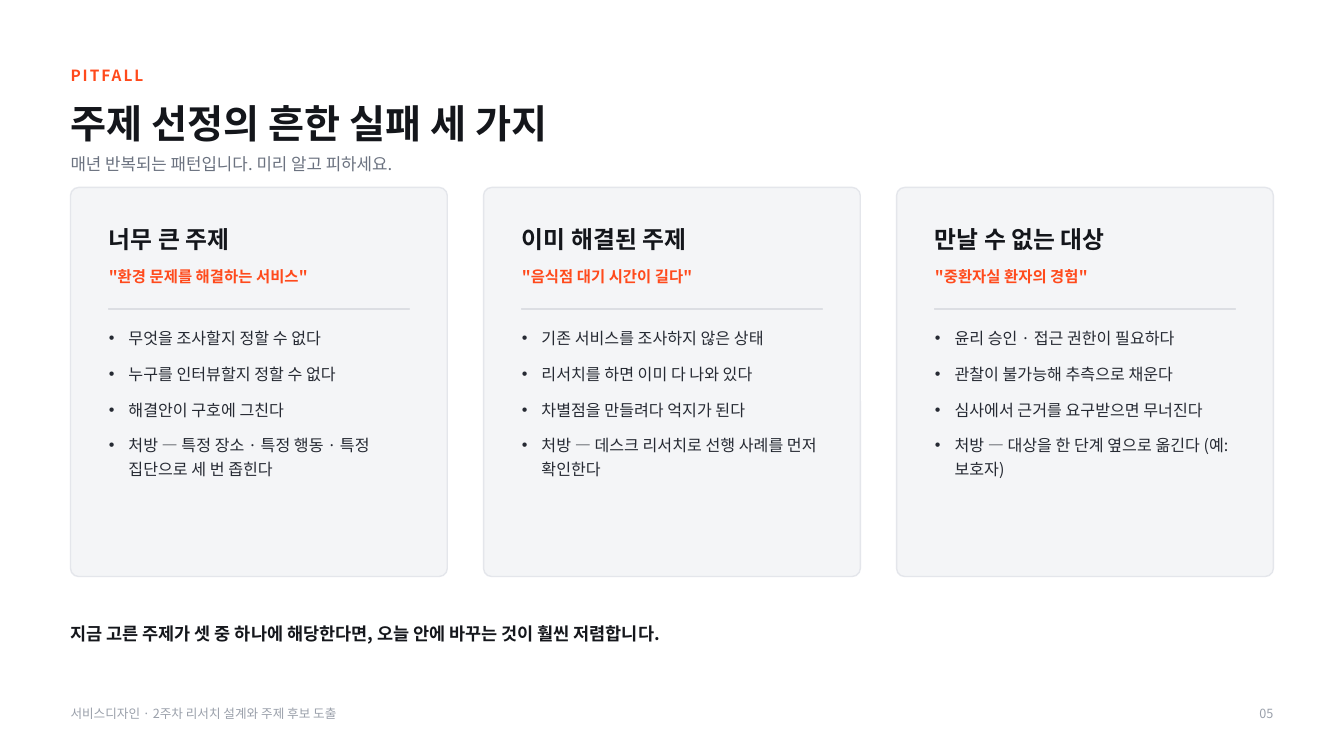
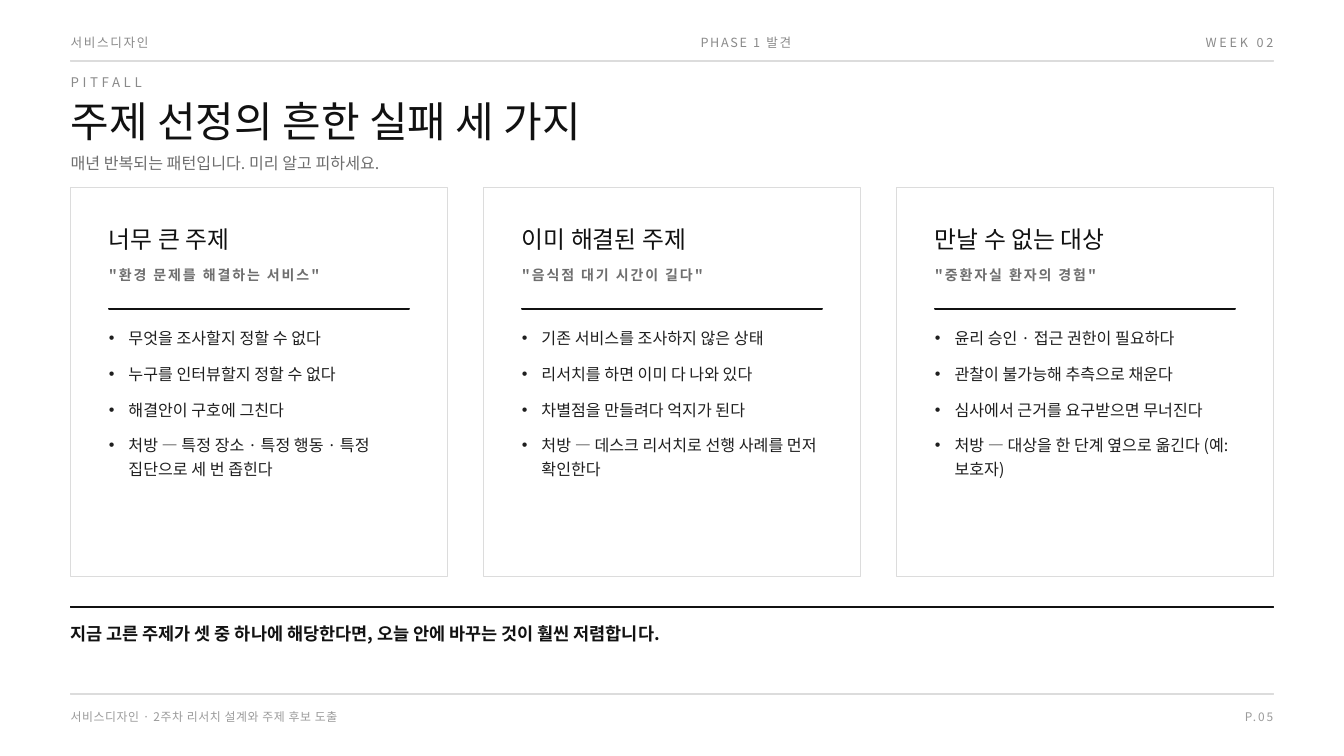
Before and after one commit to design-eng/MIN.D, a slide deck: slide 7 of dist/weeks/서비스디자인_02주차_리서치설계.pptx. Drawn at 1344x756 pixels with LibreOffice and Linux fonts; fonts in the diff are those of the drawing. Boxes give left, top, right and bottom in pixels: in the first picture for what was removed or moved away, otherwise in the second. Text is boxed around its words. In the diff, an @@ line names an element or a change of style, - is before the commit and + after.

```diff
--- a/dist/weeks/서비스디자인_02주차_리서치설계.pptx
+++ b/dist/weeks/서비스디자인_02주차_리서치설계.pptx
@@ text added at <box>71,36,149,48</box>, 9 pt, text #8A8A8A @@
+서비스디자인
@@ text added at <box>701,37,791,48</box>, 9 pt, text #8A8A8A @@
+PHASE 1 발견
@@ text added at <box>1206,38,1274,47</box>, 9 pt, text #8A8A8A @@
+WEEK 02
@@ text "PITFALL": place and size @@
-text "PITFALL" at <box>71,63,1273,89</box>
+text "PITFALL" at <box>71,77,142,87</box>
@@ text "PITFALL" at <box>71,77,142,87</box>: size 11 to 9.5 pt, text colour #FF4A1C to #8A8A8A, letter spacing 1.4 to 2.6 pt, bold off @@
@@ rectangle added at <box>71,60,1273,62</box>, fill #DCDCDC, outline #DCDCDC 1 pt @@
@@ text "주제 선정의 흔한 실패 세 ..." at <box>71,102,581,141</box>: size 28 to 30 pt, text colour #14161B to #111111, bold off @@
@@ text "매년 반복되는 패턴입니다. 미리 알고 ..." at <box>71,155,380,171</box>: size 12 to 11.5 pt, text colour #6B7280 to #6E6E6E @@
@@ rounded rectangle removed at <box>71,188,448,577</box> @@
@@ rectangle added at <box>71,188,448,577</box>, fill #FFFFFF, outline #DCDCDC 1 pt @@
@@ rounded rectangle removed at <box>484,188,861,577</box> @@
@@ rectangle added at <box>484,188,861,577</box>, fill #FFFFFF, outline #DCDCDC 1 pt @@
@@ rounded rectangle removed at <box>897,188,1274,577</box> @@
@@ rectangle added at <box>897,188,1274,577</box>, fill #FFFFFF, outline #DCDCDC 1 pt @@
@@ text colour #14161B to #111111, bold off in 3 elements at <box>109,228,229,250</box>, <box>522,228,686,250</box>, <box>935,228,1105,250</box> @@
@@ size 11 to 10 pt, text colour #FF4A1C to #6E6E6E, letter spacing 0 to 1.4 pt in 3 elements at <box>109,268,319,281</box>, <box>522,268,703,281</box>, <box>935,268,1096,281</box> @@
@@ text colour #262A33 to #1F1F1F in 3 elements at <box>128,330,370,477</box>, <box>541,330,817,477</box>, <box>955,330,1229,478</box> @@
@@ fill #DCDEE3 to #111111; outline #DCDEE3 1 pt to #111111 1 pt in 3 elements at <box>109,309,409,310</box>, <box>522,309,823,310</box>, <box>936,309,1236,310</box> @@
@@ rectangle added at <box>71,607,1273,608</box>, fill #111111, outline #111111 1 pt @@
@@ text "서비스디자인 · 2주차 리서치 설계와 ..." at <box>71,711,337,722</box>: size 9 to 8.5 pt, text colour #9AA0AA to #9B9B9B, letter spacing 0 to 0.4 pt @@
@@ rectangle added at <box>71,694,1273,695</box>, fill #DCDCDC, outline #DCDCDC 1 pt @@
@@ text at <box>1245,712,1256,721</box>: text changed; size 9 to 8.5 pt; text colour #9AA0AA to #9B9B9B @@
-05
+P.05
```
Also in this commit, not shown: 16 other slides changed, 19 other files.
